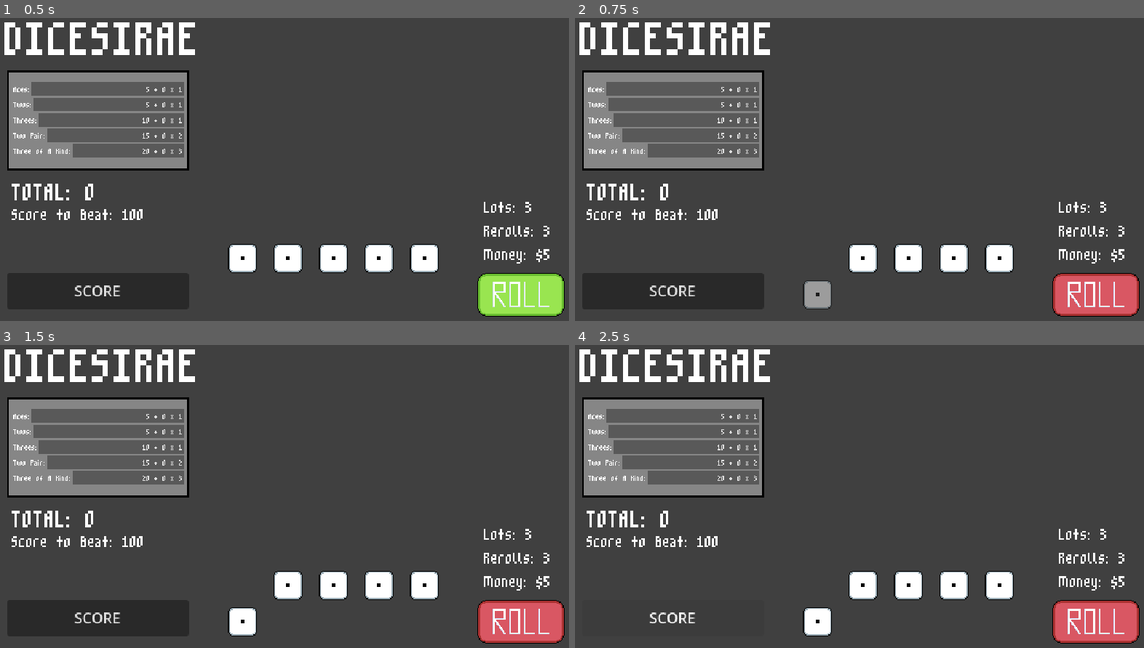
Above: before the commit, frames 1-4 (two rows, left to right).
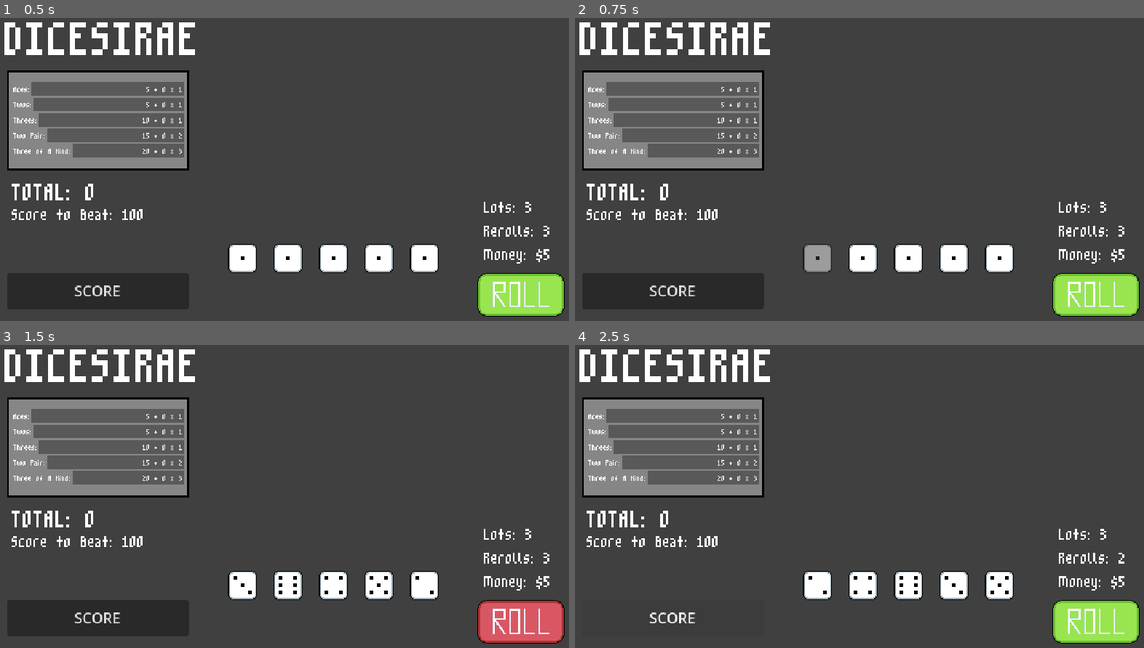
Above: after the commit, the same moments.

Repository: xander6424/DICESIRAE
Game: Godot game, scene res://scenes/main.tscn
Same seed, same stepped clock (60 frames per second), same inputs: the game is played once before the commit and once after it.
Inputs (mouse positions are in pixels of both pictures, inside the frame that each line leads up to):
- Up to frame 1 (0.5 s): no input
- Up to frame 2 (0.75 s): click (819, 257) at 0.52 s
- Up to frame 3 (1.5 s): click (523, 620) at 1.27 s
- Up to frame 4 (2.5 s): click "SCORE" at 2 s

Frame 1 is identical in both runs. In frame 2, 2.8% of the frame differs, in the area x 40-100%, y 74-99%; in frame 3, 1.1%; in frame 4, 2.9%, in the area x 40-100%, y 69-99%.
Error after the commit: Invalid access to property or key 'scoring_dice_list' on a base object of type 'Node (game-data.gd)'. (res://scripts/scorecard.gd:48)

Commit message:
Saving Dice
Dice saving system was reimplemented to better communicate with the dice manager.

Diff:
--- a/scripts/dice.gd
+++ b/scripts/dice.gd
@@ -36,9 +36,7 @@
 
 func roll_button_pressed():
 	if !rolling and !dice_saved:
-		#GameData.rolling_dice_list.clear()
-		#GameData.first_round_roll = false
-
+		GameData.first_round_roll = false
 		roll_button.disabled = true
 		roll_dice()
 
@@ -80,46 +78,23 @@
 		DiceManager._hand_rolling_done.emit()
 
 
-
-
-
 func _save_button_pressed():
-	#if !any_dice_rolling and !GameData.first_round_roll:
+	if !rolling and !GameData.first_round_roll:
 		save_dice()
 
 func save_dice():
-	var index: int = 0
-
 	# Dice to be saved
 	if !dice_saved and !GameData.current_lot_scored:
 		dice_saved = true
 		position.y += 40
-		#dice_in_play -= 1
-
-		for dice in GameData.rolling_dice_list:
-			#if dice == number_rolled:
-				#GameData.saved_dice_list.append(number_rolled)
-				#GameData.rolling_dice_list.remove_at(index)
-				#break
-			index += 1
+		DiceManager.save_dice(dice)
 	# Dice to be unsaved
 	elif dice_saved and GameData.rerolls > 0:
 		dice_saved = false
 		position.y -= 40
-		#dice_in_play += 1
+		DiceManager.unsave_dice(dice)
 
-		#for dice in GameData.saved_dice_list:
-			#if dice  == number_rolled:
-				#GameData.rolling_dice_list.append(number_rolled)
-				#GameData.saved_dice_list.remove_at(index)
-				#break
-			#index += 1
-
-	if GameData.rolling_dice_list.is_empty():
-		roll_button.disabled = true
-	else:
-		roll_button.disabled = false
-
+	roll_button.disabled = DiceManager.rolling_dice_list.is_empty()
 
 func display_face(face: DiceFace) -> void:
 	var index: int = face.face_value - 1
--- a/scripts/global/dice-manager.gd
+++ b/scripts/global/dice-manager.gd
@@ -39,7 +39,16 @@
 	print("HAND DONE ROLLING")
 	_update_round_status.emit()
 
-# Save and unsave dice here instead
+
+func save_dice(dice: DiceInfo) -> void:
+	if rolling_dice_list.has(dice):
+		rolling_dice_list.erase(dice)
+		saved_dice_list.append(dice)
+
+func unsave_dice(dice: DiceInfo) -> void:
+	if saved_dice_list.has(dice):
+		saved_dice_list.erase(dice)
+		rolling_dice_list.append(dice)
 
 # Roll fully finished (recieve signal to then activate main stuff)
 
--- a/scripts/global/game-data.gd
+++ b/scripts/global/game-data.gd
@@ -9,17 +9,12 @@
 const ROLL_DURATION: float = 0.8
 const ROUND_SCORE_SCALING: Array[int] = [100, 150, 250, 500, 1200, 2500, 7800, 13500]
 
-
 var lots: int = STARTING_LOTS
 var rerolls: int = STARTING_REROLLS
 var money: int = STARTING_MONEY
 var grand_total: int = 0
 var score_to_beat: int = ROUND_SCORE_SCALING[0]
 
-var rolling_dice_list: Array[int] = []
-var saved_dice_list: Array[int] = []
-var scoring_dice_list: Array[int] = []
-
 var first_round_roll: bool = true
 var current_lot_scored: bool = false
 var round_won: bool = false
--- a/scripts/main.gd
+++ b/scripts/main.gd
@@ -51,6 +51,8 @@
 
 func _on_update_round_status() -> void:
 	# Checks if all rerolls have been used
+	print("UPDATING ROUND STATUS")
+
 	if GameData.rerolls <= 0:
 		_save_button_pressed.emit() # Save all remaining dice
 		roll_button.disabled = true
